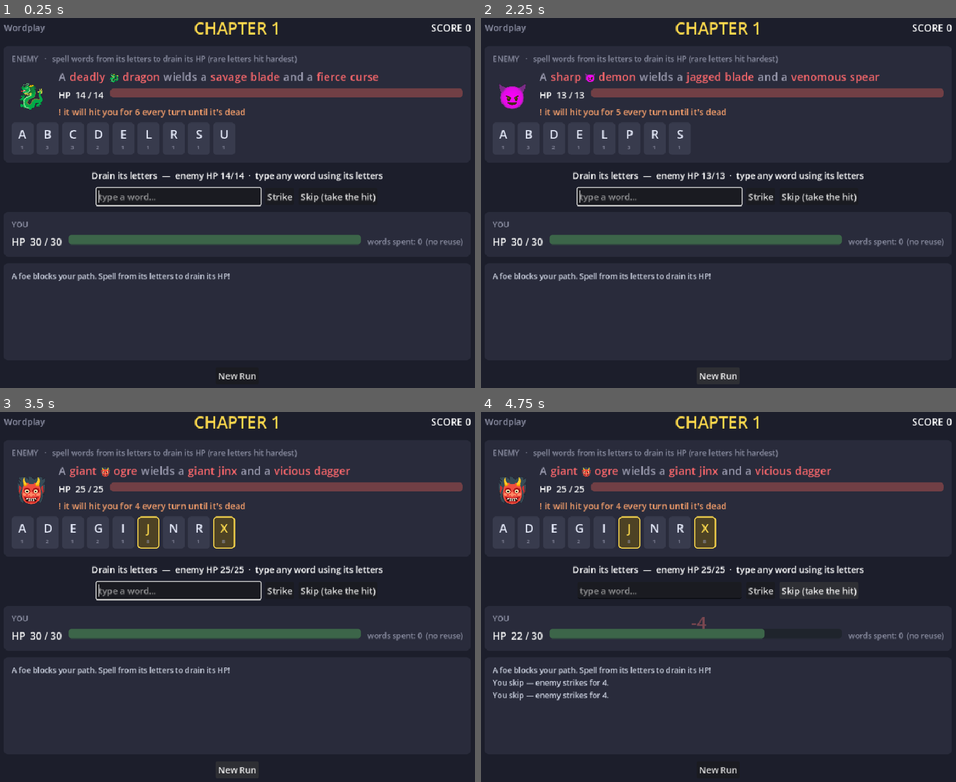
Above: before the commit, frames 1-4 (two rows, left to right).
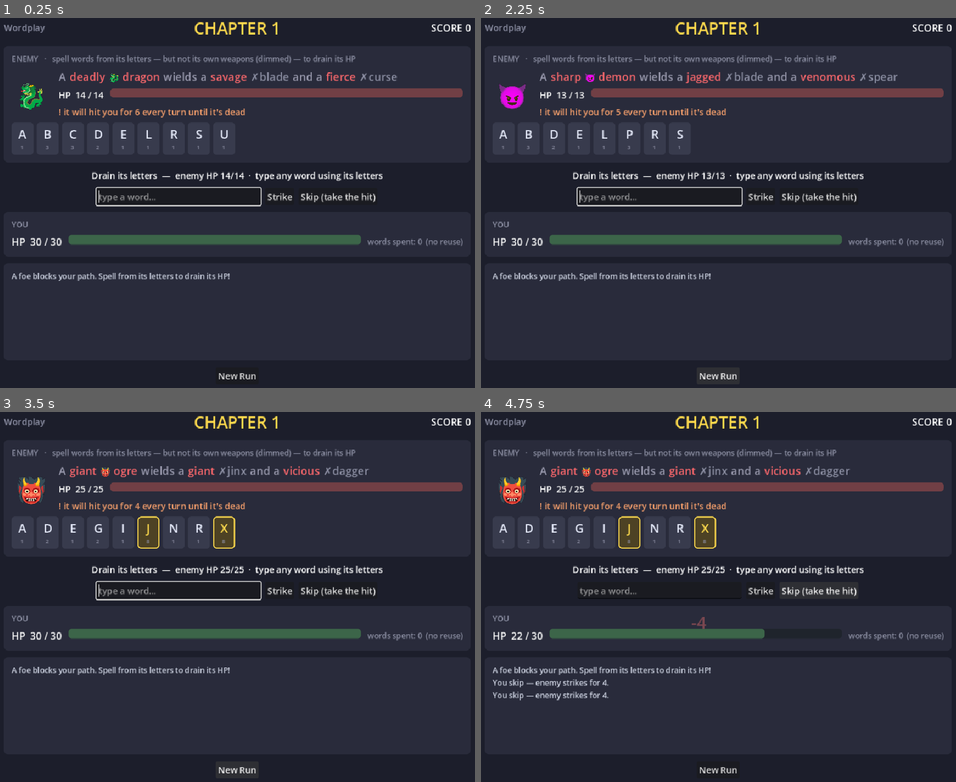
Above: after the commit, the same moments.

Repository: mattloper/wordbane
Game: Godot game, scene res://pool_gauntlet.tscn
Same seed, same stepped clock (60 frames per second), same inputs: the game is played once before the commit and once after it.
Inputs (mouse positions are in pixels of both pictures, inside the frame that each line leads up to):
- Up to frame 1 (0.25 s): no input
- Up to frame 2 (2.25 s): click (661, 195) at 0.52 s; type "12" at 0.6 s; click "Strike" at 1.25 s; click "New Run" at 2 s
- Up to frame 3 (3.5 s): click "New Run" at 2.75 s
- Up to frame 4 (4.75 s): click "Skip (take the hit)" at 3.5 s; click "Skip (take the hit)" at 4.25 s

The runs differ from the first frame. In frame 1, 0.7% of the frame differs, in the area x 32-84%, y 9-18%; in frame 2, 0.8%, in the area x 32-88%, y 9-18%; in frame 3, 0.8%; in frame 4, 0.8%.

Commit message:
Ban the enemy's own weapon words as moves (no echoing them back)
Typing an enemy's visible weapon (e.g. 'jinx' at a jinx) covered its whole letter set for a free one-shot — trivially cheesing the rare-lettered weapons that are supposed to be hard. Each fight now bans the enemy's weapon nouns: PoolBattle seeds enemy.weapons and a new check() gates every move (reused by the view's live preview). Weapon words render dimmed with a ✗ in the sentence; Hint and the balance sim skip them too.

Diff:
--- a/game/balance.gd
+++ b/game/balance.gd
@@ -87,10 +87,10 @@
 ## If Focus is owned, fall back to the full dictionary as a hint.
 func _best_known_move(b: PoolBattle, maxlen: int, has_hint: bool) -> String:
 	for w in _known_words(b.letters(), maxlen):
-		if not (w in b.used):
+		if not (w in b.used) and not (w in b.weapons()):
 			return w  # list is pre-sorted best-damage first
 	if has_hint:
-		return _lexicon.best_word("".join(b.letters()), b.used)
+		return _lexicon.best_word("".join(b.letters()), b.used + b.weapons())
 	return ""
 
 
--- a/game/core/pool_battle.gd
+++ b/game/core/pool_battle.gd
@@ -41,6 +41,8 @@
 ## Idempotent: the Gauntlet seeds this at generation, so it survives the CLI's
 ## JSON save; this also covers hand-built/test enemies.
 static func seed_enemy(e: Dictionary) -> void:
+	if not e.has("weapons"):
+		e["weapons"] = weapon_words(e.get("tokens", []))
 	if not e.has("letters"):
 		e["letters"] = weapon_letters(e.get("tokens", []))
 	if not e.has("max_hp"):
@@ -49,6 +51,16 @@
 		e["hp"] = e["max_hp"]
 	if not e.has("base_bite"):
 		e["base_bite"] = max_bite(e.get("tokens", []))
+
+
+## The enemy's weapon nouns (lowercased). You can't just echo these back at it —
+## typing the weapon you can see is a one-shot cheat — so they're banned this fight.
+static func weapon_words(tokens: Array) -> Array:
+	var out: Array = []
+	for t in tokens:
+		if t.get("kind", "") == GameLogic.KIND_ITEM and t.get("sentiment", "") == GameLogic.NEGATIVE:
+			out.append(String(t.get("text", "")).to_lower())
+	return out
 
 
 ## The distinct letters across all of an enemy's weapon nouns (its negative items).
@@ -78,6 +90,10 @@
 func letters() -> Array:
 	return enemy.get("letters", [])
 
+## The enemy's own weapon words — banned as moves this fight (no echoing them back).
+func weapons() -> Array:
+	return enemy.get("weapons", [])
+
 ## Remaining HP (drains as you land words; the letters themselves stay).
 func enemy_hp() -> int:
 	return int(enemy.get("hp", 0))
@@ -95,6 +111,16 @@
 
 # --- moves -------------------------------------------------------------------
 
+## Validate a move WITHOUT applying it — bans the enemy's own weapon words, then
+## defers to the usual dictionary/letter/reuse rules. Same result shape as
+## Lexicon.validate, so the view can reuse it for a live preview.
+func check(word: String) -> Dictionary:
+	var w := word.strip_edges().to_lower()
+	if w in weapons():
+		return {"ok": false, "reason": "'%s' is the enemy's own weapon — use a different word" % w}
+	return lexicon.validate(word, "".join(letters()), used)
+
+
 ## Attempt to strike the enemy by typing `word`. Invalid words cost nothing (retry
 ## freely); a valid word deals its covered-letter damage, drains the HP bar, ends
 ## your turn, and the enemy strikes back. Returns a rich result for view/log.
@@ -103,7 +129,7 @@
 		return {"ok": false, "reason": "battle is over"}
 
 	var letters_str := "".join(letters())
-	var r := lexicon.validate(word, letters_str, used)
+	var r := check(word)
 	if not r.get("ok", false):
 		return r  # invalid — no turn consumed
 
--- a/game/pool_gauntlet.gd
+++ b/game/pool_gauntlet.gd
@@ -159,7 +159,7 @@
 func _on_hint_pressed() -> void:
 	if _over or _choosing:
 		return
-	var w := _lexicon.best_word("".join(_battle.letters()), _battle.used)
+	var w := _lexicon.best_word("".join(_battle.letters()), _battle.used + _battle.weapons())
 	_selinfo.text = "Hint: try '%s'" % w if w != "" else "Hint: no fresh word found — Skip."
 
 
@@ -183,7 +183,7 @@
 	if typed == "":
 		_selinfo.text = head + "  ·  type any word using its letters"
 		return
-	var r := _lexicon.validate(typed, letters_str, _battle.used)
+	var r := _battle.check(typed)
 	if r.get("ok", false):
 		_selinfo.text = "%s  ·  '%s' deals %d  (uses %s)" % [head, typed.to_lower(),
 			int(r.dealt), ", ".join(Lexicon.upper_letters(Lexicon.covered_letters(typed, letters_str)))]
@@ -228,7 +228,7 @@
 func _refresh() -> void:
 	_chapter_label.text = "CHAPTER %d" % _chapter
 	_score_label.text = "SCORE %d" % _score
-	_enemy_head.text = "ENEMY   ·   spell words from its letters to drain its HP (rare letters hit hardest)"
+	_enemy_head.text = "ENEMY   ·   spell words from its letters — but not its own weapons (dimmed) — to drain its HP"
 
 	_render_enemy()
 
@@ -266,15 +266,21 @@
 			owner_word = t.get("text", "")
 	_portrait.text = _icons.of(owner_word)
 
-	# Sentence (flavor): weapons red, creature with emoji, rest plain.
+	# Sentence (flavor): weapon words dimmed with a ✗ (off-limits this fight — you
+	# can't echo them back); creature with emoji; the rest plain.
 	for c in _sentence.get_children():
 		c.queue_free()
 	for token in tokens:
+		var is_weapon: bool = token.get("kind", "") == GameLogic.KIND_ITEM \
+			and token.get("sentiment", "") == GameLogic.NEGATIVE
 		var lbl := Label.new()
 		var emoji := _icons.of(token.get("text", "")) if token.get("kind", "") == GameLogic.KIND_CREATURE else ""
 		lbl.text = (emoji + " " + token.get("text", "")) if emoji != "" else token.get("text", "")
+		if is_weapon:
+			lbl.text = "✗" + lbl.text
 		lbl.add_theme_font_size_override("font_size", 20)
-		lbl.add_theme_color_override("font_color", WordStyle.color_for(token))
+		lbl.add_theme_color_override("font_color",
+			COL_MUTED if is_weapon else WordStyle.color_for(token))
 		_sentence.add_child(lbl)
 
 	# Letter pool: a tile per letter with its point value (rare ones highlighted).
--- a/game/selftest.gd
+++ b/game/selftest.gd
@@ -168,6 +168,11 @@
 	# pool = distinct(axe + knife) = a,e,f,i,k,n,x ; HP = 1+1+4+1+5+1+8 = 21.
 	_check(lb.enemy_max_hp() == 21 and lb.enemy_hp() == 21, "enemy HP = total rarity weight of its letters (21)")
 	_check(lb.incoming_damage() == 3, "full bite = deadliest weapon (3)")
+	# You can't echo the enemy's own weapon word back at it — no turn spent.
+	_check(lb.weapons() == ["axe", "knife"], "battle exposes the enemy's weapon words")
+	var echo := lb.try_move("axe")
+	_check(not echo.get("ok", false) and lb.enemy_hp() == 21 and lb.player_hp == 30,
+		"typing the enemy's own weapon is rejected, costs no turn")
 	# 'fake' covers f+a+k+e = 4+1+5+1 = 11 -> HP 21 -> 10.
 	var m1 := lb.try_move("fake")
 	_check(m1.get("ok", false) and int(m1.dealt) == 11 and lb.enemy_hp() == 10,
